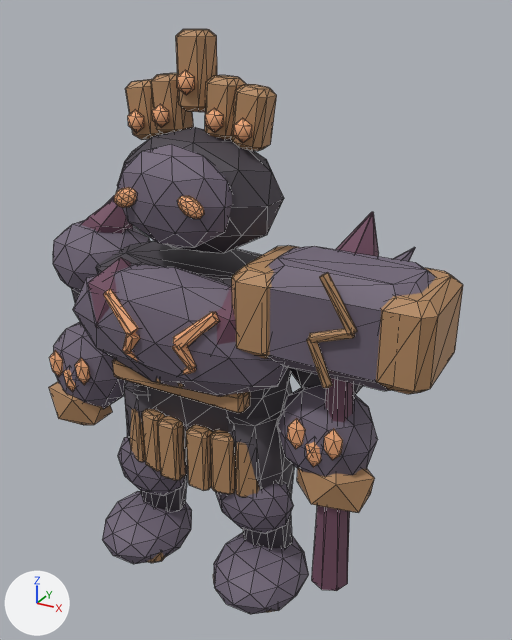
The glTF model public/assets/models/titan.glb, before and after one commit.
Both versions are drawn from a 50 mm lens placed at (1.77, -2.66, 2.88), pointed at (0.25, 0.11, 1.5). The lights are fixed; the arrows at lower left show +X, +Y and +Z. The older version comes first. Mesh edges are drawn as thin lines. Vertices at exactly the same position are counted once.

In view in the first picture: 'titan'.
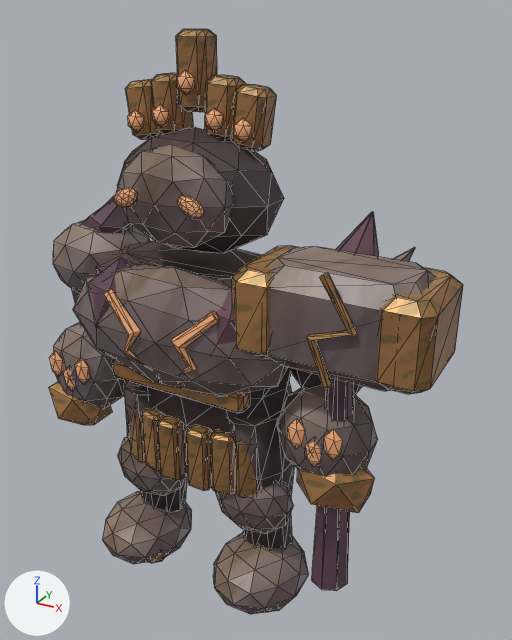
Location of each change, [x1, y1, x2, y2] in pixels of the pictures (512 x 640 px; the box of a moved part takes in the faces that stretch with it):
```json
{"object": "titan", "change": "surface changed, reshaped", "before": [49, 29, 463, 614], "after": [49, 29, 463, 614]}
{"part": 1, "of": "me_titan_color_and_skin", "change": "moved or reshaped", "before": [104, 289, 219, 383], "after": [104, 289, 219, 383]}
{"part": 2, "of": "me_titan_color_and_skin", "change": "moved or reshaped", "before": [306, 272, 357, 388], "after": [306, 273, 358, 388]}
{"part": 3, "of": "me_titan_color_and_skin", "change": "recoloured", "before": [49, 29, 463, 614], "after": [49, 29, 463, 614]}
```

The change, as JSON lines over the scene's bpy script:
```json
{"op": "add", "block": "img_scumble__bristle_marks_and_worn_pigment", "code": ["img_scumble__bristle_marks_and_worn_pigment = load_image('Scumble, bristle marks and worn pigment', '_unpacked/Scumble__bristle_marks_and_worn_pigment', 512, 256, 'sRGB')"]}
{"op": "add", "block": "img_packed_cloth_and_metal_finishes", "code": ["img_packed_cloth_and_metal_finishes = load_image('Packed cloth and metal finishes', '_unpacked/Packed_cloth_and_metal_finishes', 8, 8, 'Non-Color')"]}
{"block": "mat_painted_metal_edges__textile_and_clay", "change": "nodes: BsdfPrincipled, OutputMaterial, VertexColor"}
{"block": "mat_painted_metal_edges__textile_and_clay", "change": "nodes: BsdfPrincipled, Mix, OutputMaterial, SeparateColor, TexImage x2, UVMap, VertexColor"}
{"block": "mat_painted_metal_edges__textile_and_clay", "change": "uses the picture img_packed_cloth_and_metal_finishes"}
{"block": "mat_painted_metal_edges__textile_and_clay", "change": "uses the picture img_scumble__bristle_marks_and_worn_pigment"}
{"block": "me_titan_color_and_skin", "where": "# used by ob_titan; location = (0.0, 0.0, 0.0)"}
{"op": "remove", "block": "me_titan_color_and_skin", "code": "me_titan_color_and_skin.from_pydata(...)  # 1916 vertices, 3508 faces; spans x -0.99..1.21, y -0.4..0.36, z -0.01..2.8"}
{"op": "add", "block": "me_titan_color_and_skin", "code": "me_titan_color_and_skin.from_pydata(...)  # 1882 vertices, 3464 faces; spans x -0.99..1.21, y -0.39..0.36, z -0.01..2.8"}
{"block": "me_titan_color_and_skin", "change": "me_titan_color_and_skin part 1: 36 vertices moved within x -0.22..0.22, y -0.37..-0.28, z 1.27..1.7; 86 vertices removed from x -0.31..0.31, y -0.4..-0.28, z 1.27..1.71; 62 vertices added at x -0.31..0.31, y -0.39..-0.28, z 1.27..1.71"}
{"block": "me_titan_color_and_skin", "change": "me_titan_color_and_skin part 2: 20 vertices removed from x 0.72..0.93, y -0.35..-0.31, z 1.5..1.97; 10 vertices added at x 0.72..0.93, y -0.34..-0.32, z 1.5..1.97"}
{"block": "me_titan_color_and_skin", "change": "me_titan_color_and_skin part 3: 2378 kept faces spanning x -0.99..1.21, y -0.37..0.36, z -0.01..2.8 get new vertex colours"}
```
